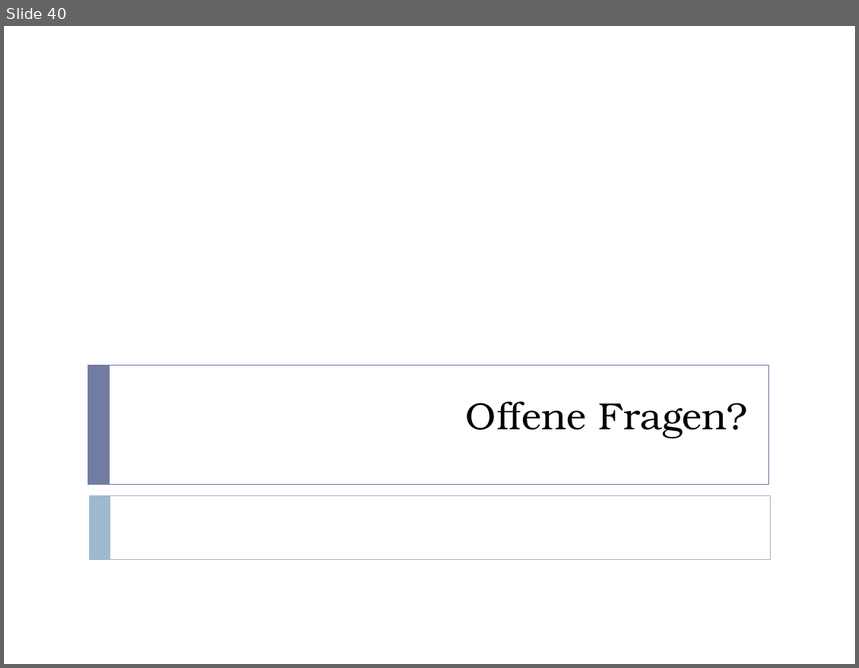
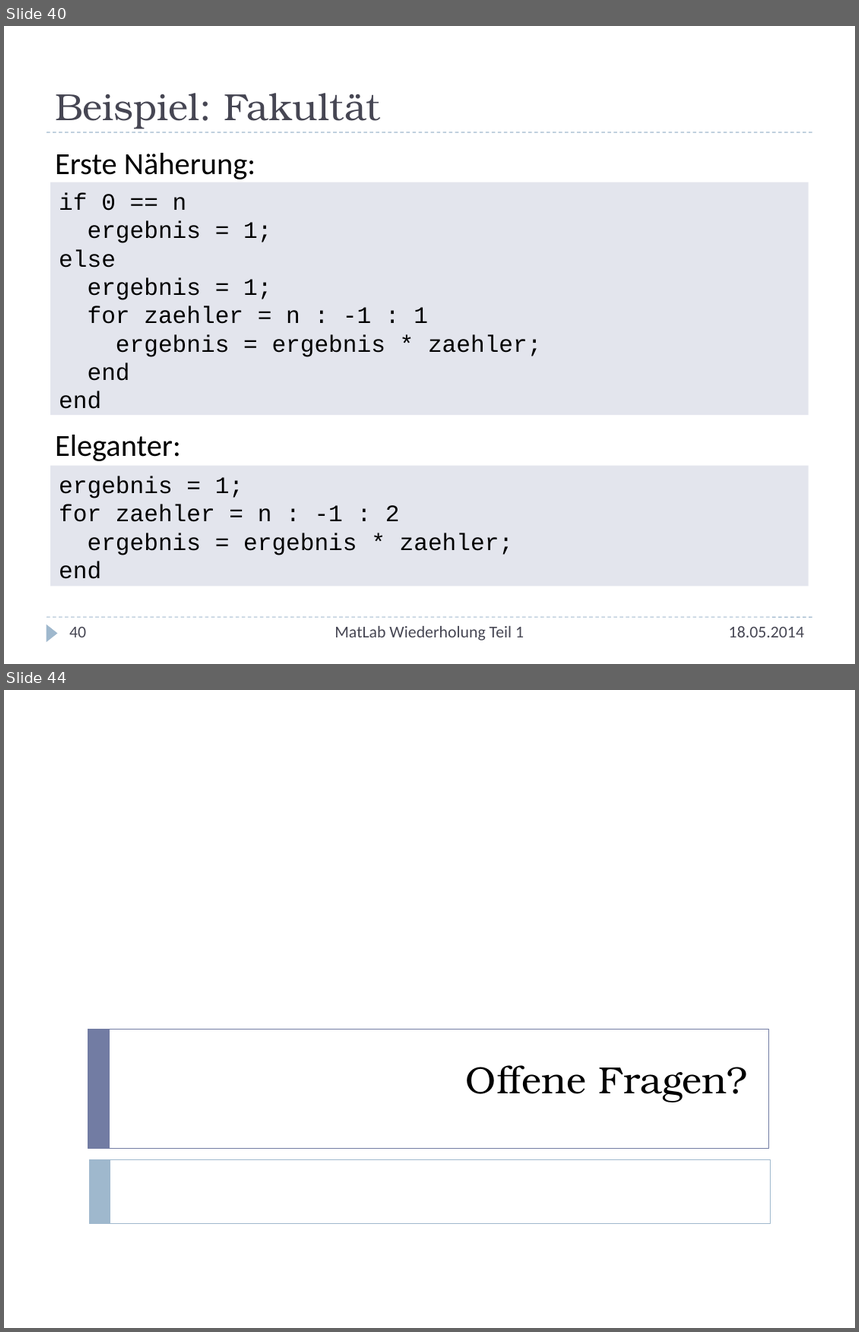
Before and after one commit to nhochberger/uni, a slide deck: MatLab-Wiederholung/Wiederholung.pptx. Shown one above the other, each under a label of ours: slide 40 before the commit, slides 40 and 44 after it; the slides between them are not shown. The pictures are 859x668 and 859x1332 pixels, drawn with LibreOffice and Linux fonts; fonts in the diff are those of the drawing. Boxes give left, top, right and bottom in pixels: in the first picture for what was removed or moved away, otherwise in the second. Text is boxed around its words. In the diff, an @@ line names an element or a change of style, - is before the commit and + after.

Commit message:
Beispiele eingearbeitet:   - Fakultät (einfach und elegant)   - Fibonacci-Folge (einfach und elegant)

```diff
--- a/MatLab-Wiederholung/Wiederholung.pptx
+++ b/MatLab-Wiederholung/Wiederholung.pptx
@@ slide 40 added at <box>4,26,855,664</box>, background #FFFFFF @@
@@ title added at <box>55,93,381,129</box>, 32 pt, text #464653 @@
+Beispiel: Fakultät
@@ line added from (47, 132) to (813, 132), #9FB8CD 0.75 pt dashed @@
@@ text added at <box>55,153,256,461</box>, 26 pt, text #000000 @@
+Erste Näherung:
+Eleganter:
@@ rectangle added at <box>51,183,810,416</box>, fill #E3E5ED, 20 pt, text #000000 @@
+if 0 == n
+ergebnis = 1;
+else
+ergebnis = 1;
+for zaehler = n : -1 : 1
+ergebnis = ergebnis * zaehler;
+end
+end
@@ rectangle added at <box>51,466,810,587</box>, fill #E3E5ED, 20 pt, text #000000 @@
+ergebnis = 1;
+for zaehler = n : -1 : 2
+ergebnis = ergebnis * zaehler;
+end
@@ line added from (47, 617) to (813, 617), #9FB8CD 0.75 pt dashed @@
@@ triangle added at <box>47,624,58,642</box>, fill #9FB8CD @@
@@ page number added at <box>69,627,86,638</box>, 14 pt, text #464653 @@
+40
@@ text added at <box>335,626,524,641</box>, 14 pt, text #464653 @@
+MatLab Wiederholung Teil 1
@@ text added at <box>729,626,804,638</box>, 14 pt, text #464653 @@
+18.05.2014
@@ what was slide 40 is now slide 44 @@
```
Also in this commit, not shown: 38 slides changed, 3 other slides added.
